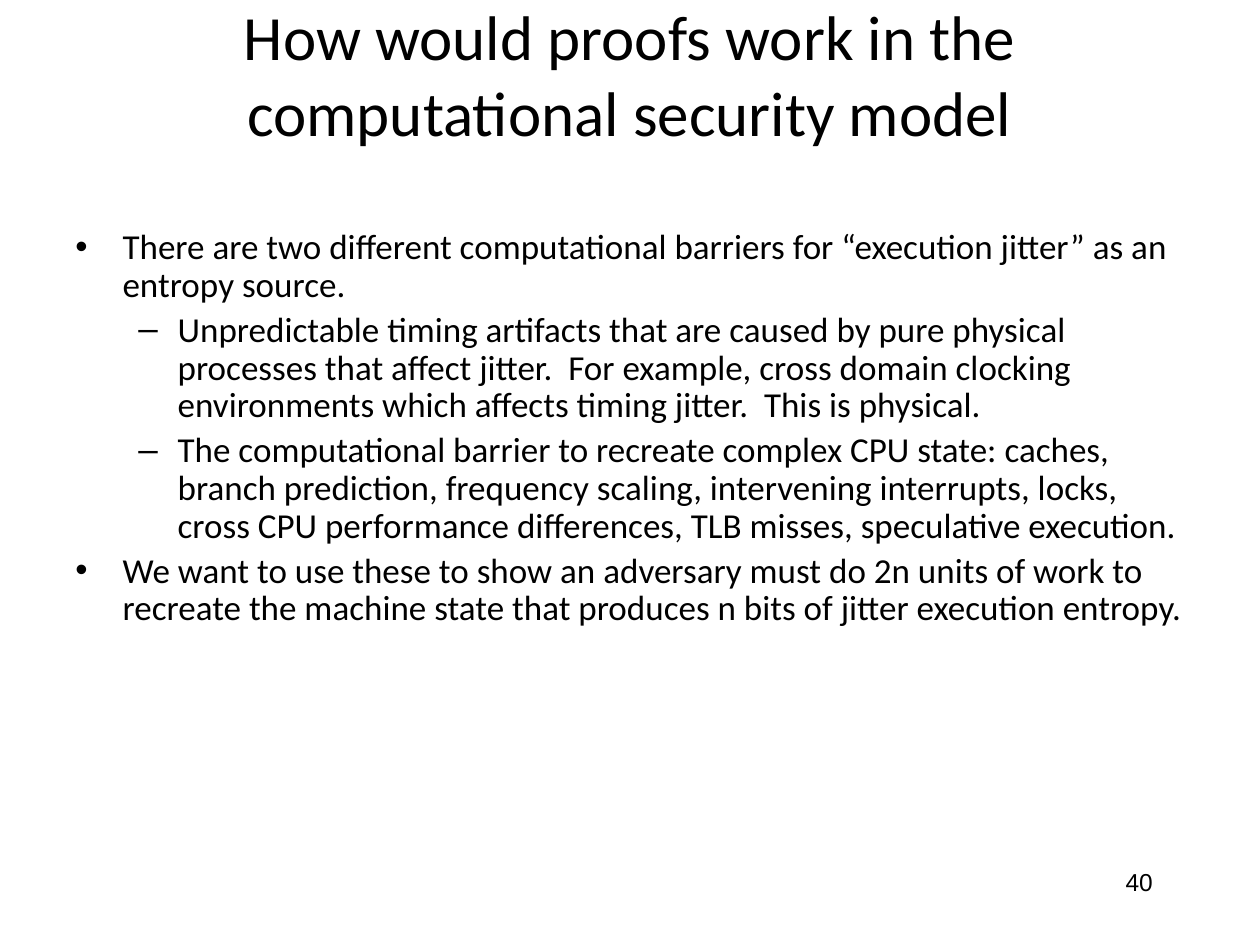
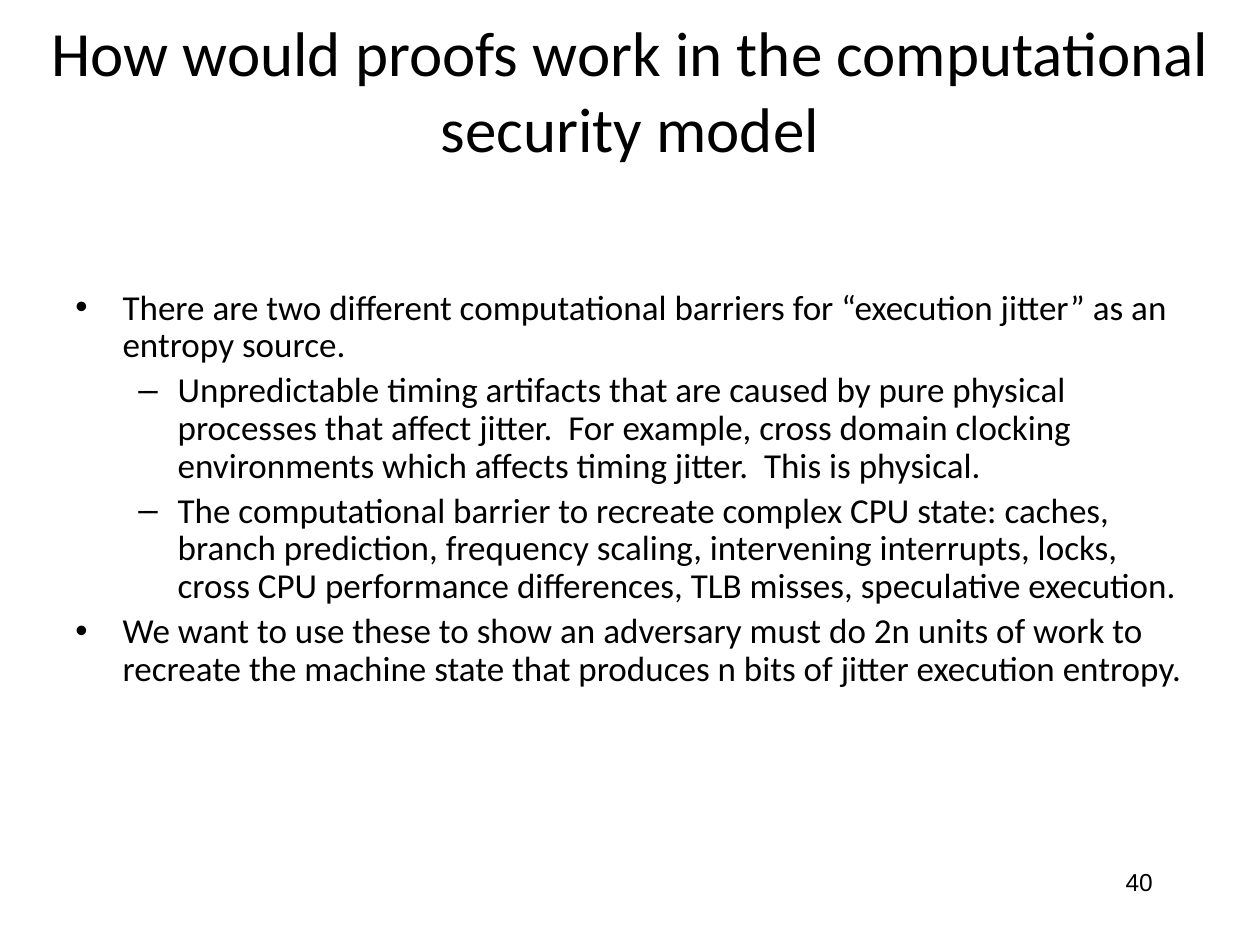
Before and after one commit to jlmucb/class_notes, a slide deck: slide 40 of BerkeleyClass/CS290Spring2013/Lectures/entropy_talk.pptx. Drawn at 1260x945 pixels with LibreOffice and Linux fonts; fonts in the diff are those of the drawing. Boxes give left, top, right and bottom in pixels: in the first picture for what was removed or moved away, otherwise in the second. Text is boxed around its words. In the diff, an @@ line names an element or a change of style, - is before the commit and + after.

```diff
--- a/BerkeleyClass/CS290Spring2013/Lectures/entropy_talk.pptx
+++ b/BerkeleyClass/CS290Spring2013/Lectures/entropy_talk.pptx
@@ title "How would proofs work in ..." rewrapped from box(244, 16, 1015, 146) to box(51, 32, 1209, 162) @@
@@ text "There are two different computational ...": place and size @@
-text "There are two different computational ..." at box(123, 234, 1181, 626)
+text "There are two different computational ..." at box(123, 295, 1181, 687)
```
Also in this commit, not shown: 23 other slides changed, 1 other file.
